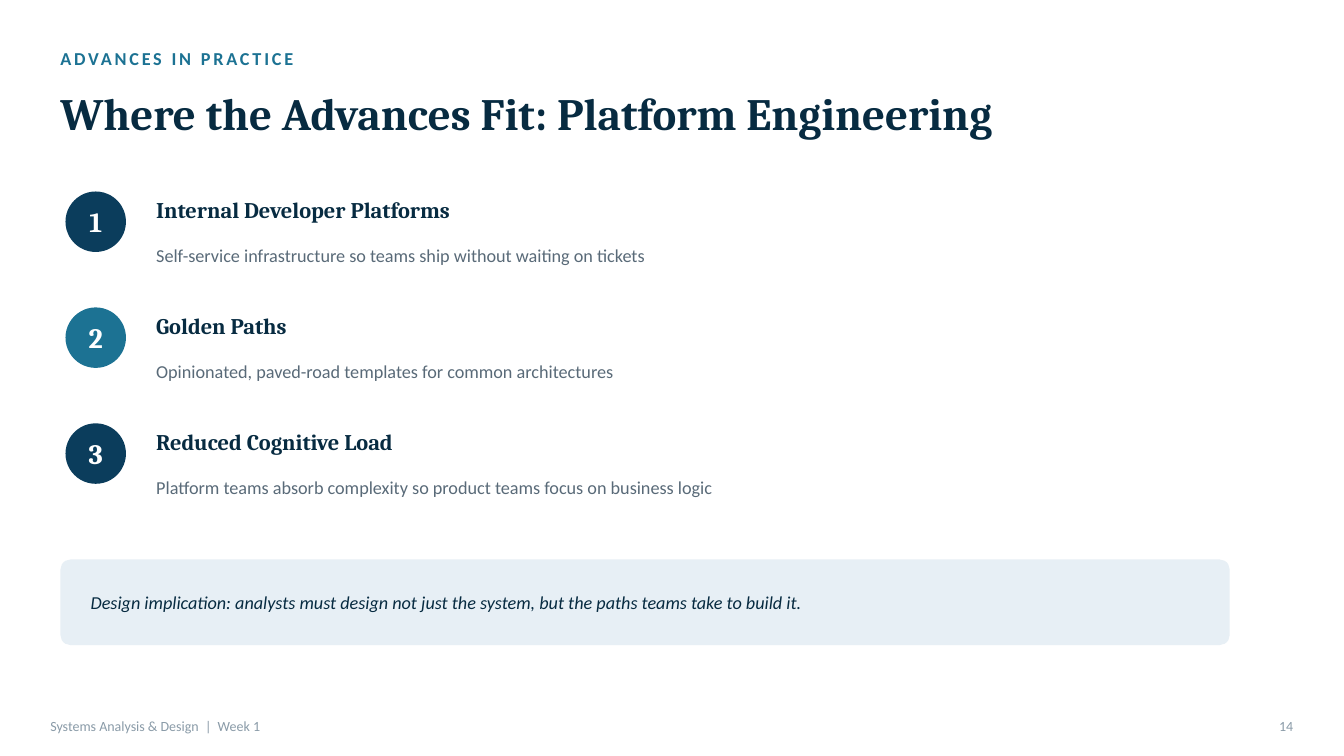
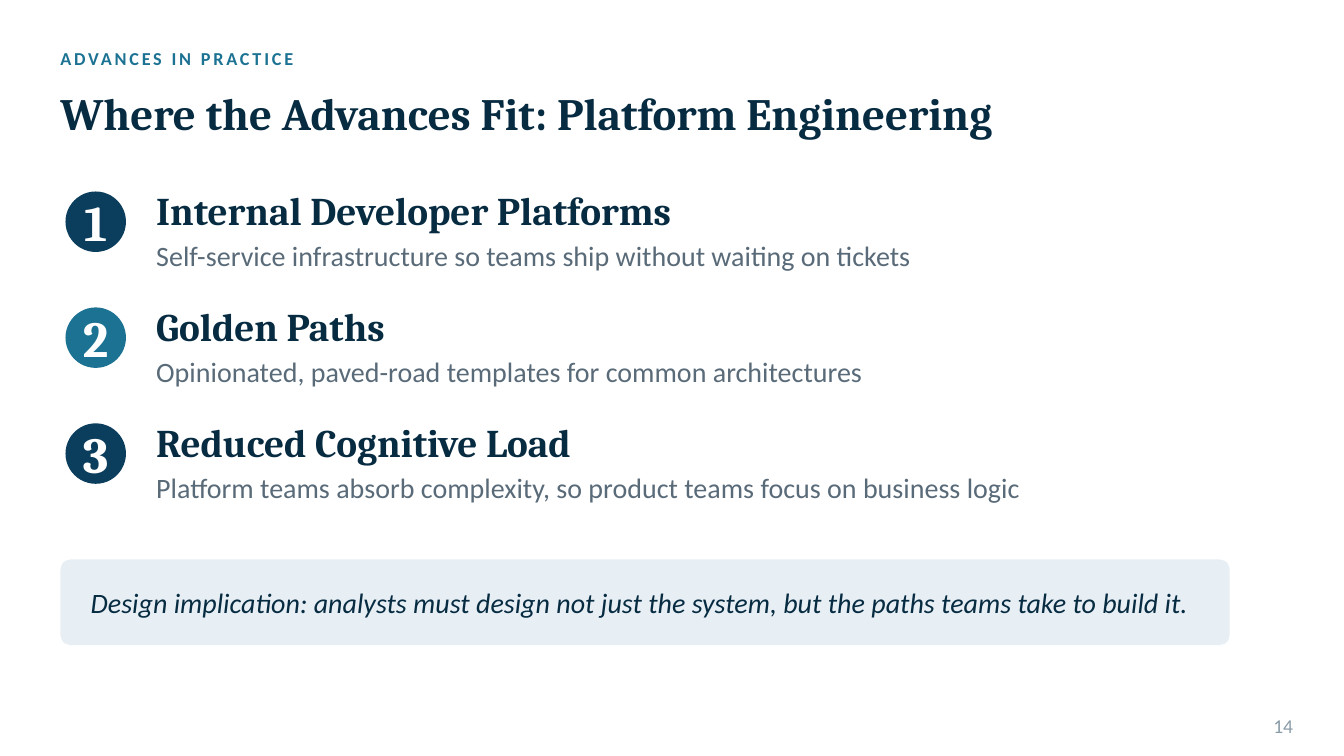
Before and after one commit to shakiliitju/Masters-in-IT, a slide deck: slide 14 of Chapter One 1448/IT 611_Advanced Information Systems Analysis and Design/Lectute Slides/Week1_SystemsAnalysisDesign.pptx. Drawn at 1344x756 pixels with LibreOffice and Linux fonts; fonts in the diff are those of the drawing. Boxes give left, top, right and bottom in pixels: in the first picture for what was removed or moved away, otherwise in the second. Text is boxed around its words. In the diff, an @@ line names an element or a change of style, - is before the commit and + after.

Commit message:
Update IT course lecture materials
Added updated lecture slide PDFs and PowerPoint files for IT 611 Systems Analysis and Design and IT 641 Data Management and Governance, including new Week 1 and revised chapter materials. Removed older ER/SQL lecture files that were superseded by the refreshed course content.

```diff
--- a/Chapter One 1448/IT 611_Advanced Information Systems Analysis and Design/Lectute Slides/Week1_SystemsAnalysisDesign.pptx
+++ b/Chapter One 1448/IT 611_Advanced Information Systems Analysis and Design/Lectute Slides/Week1_SystemsAnalysisDesign.pptx
@@ size 20 to 36 pt in 3 elements at (x1=84, y1=207, x2=107, y2=253), (x1=83, y1=323, x2=109, y2=369), (x1=83, y1=439, x2=109, y2=485) @@
@@ size 16 to 28 pt in 3 elements at (x1=156, y1=197, x2=671, y2=234), (x1=156, y1=313, x2=385, y2=342), (x1=156, y1=429, x2=571, y2=466) @@
@@ text at (x1=156, y1=478, x2=1020, y2=503): text changed; size 13 to 20 pt @@
-Platform teams absorb complexity so product teams focus on business logic
+Platform teams absorb complexity, so product teams focus on business logic
@@ size 13 to 20 pt in 3 elements at (x1=156, y1=246, x2=910, y2=271), (x1=156, y1=362, x2=862, y2=387), (x1=91, y1=593, x2=1188, y2=618) @@
@@ text "14" at (x1=1273, y1=720, x2=1293, y2=733): size 10 to 14 pt @@
@@ text removed at (x1=50, y1=721, x2=260, y2=734) @@
-Systems Analysis & Design | Week 1
```
Also in this commit, not shown: 15 other slides changed, 9 other files.
